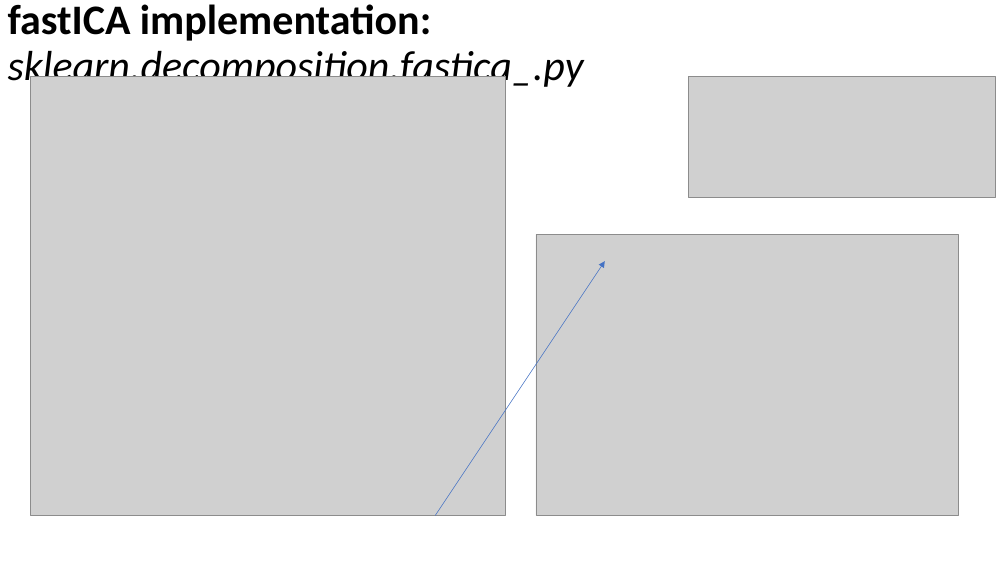
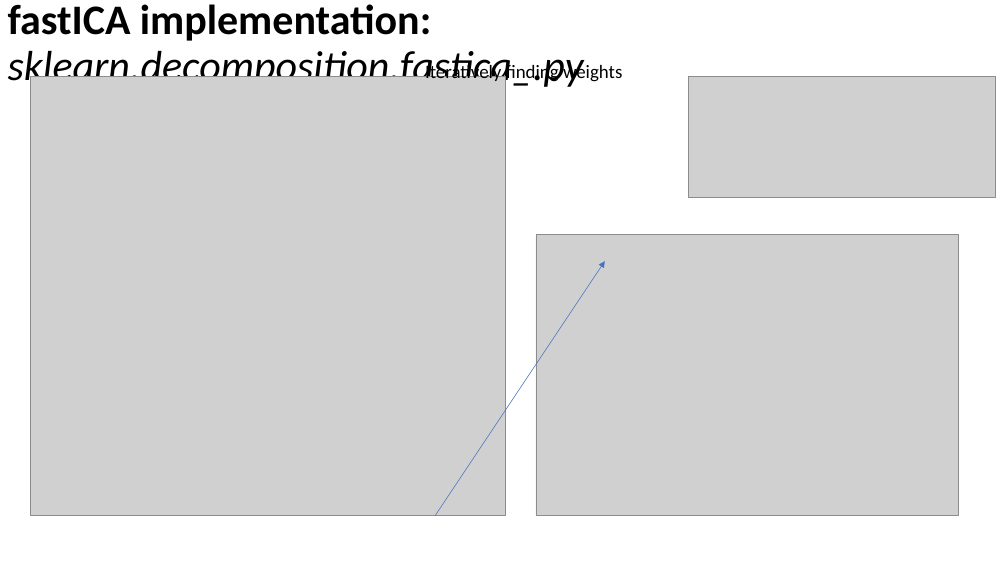
Before and after one commit to russellu/cs405, a slide deck: slide 23 of Lecture_16.pptx. Drawn at 1008x567 pixels with LibreOffice and Linux fonts; fonts in the diff are those of the drawing; grey boxes stand for pictures. Boxes give left, top, right and bottom in pixels: in the first picture for what was removed or moved away, otherwise in the second. Text is boxed around its words. In the diff, an @@ line names an element or a change of style, - is before the commit and + after.

```diff
--- a/Lecture_16.pptx
+++ b/Lecture_16.pptx
@@ text added at bbox=[425, 63, 622, 84], 18 pt, text #000000 @@
+Iteratively finding weights
```
Also in this commit, not shown: 9 other slides changed, 1 other file.
